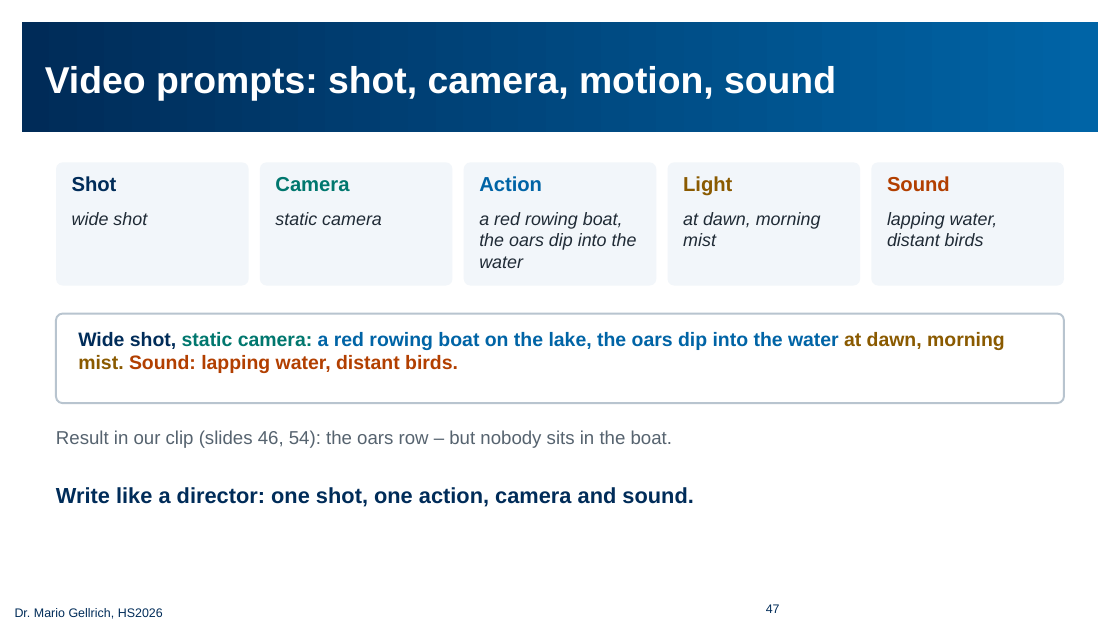
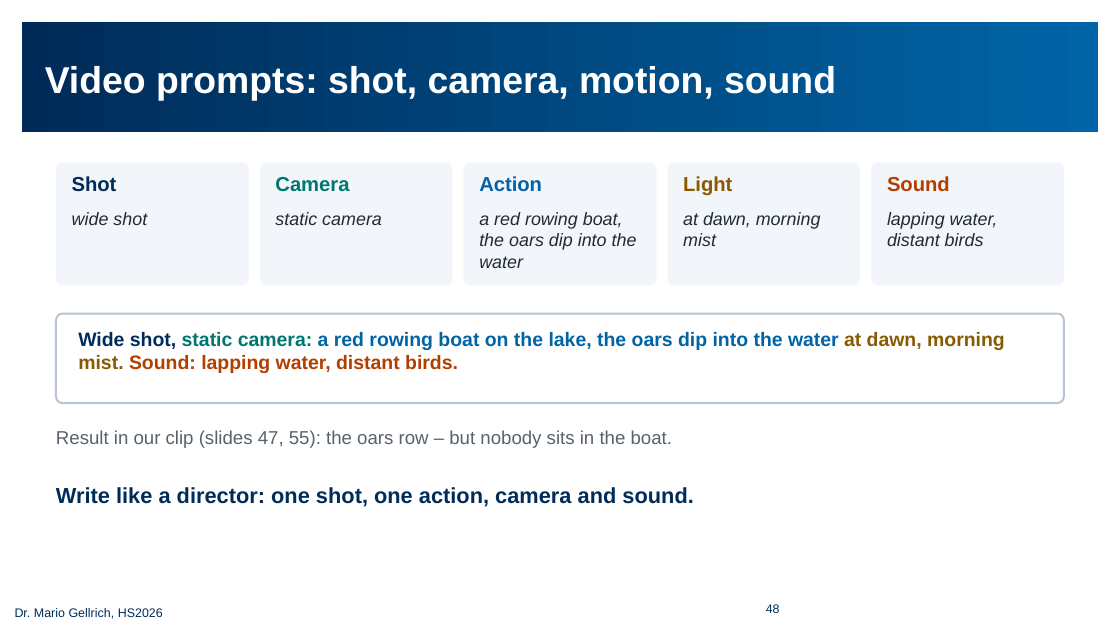
Before and after one commit to mario-gellrich-zhaw/multimodal_extraction_generation, a slide deck: slide 48 of slides/Slides_MSC_Data_Science_Week_13_EN_barrierefrei.pptx (slide 47 before the commit). Drawn at 1120x630 pixels with LibreOffice and Linux fonts; fonts in the diff are those of the drawing; background and template pictures are left out. Boxes give left, top, right and bottom in pixels: in the first picture for what was removed or moved away, otherwise in the second. Text is boxed around its words. In the diff, an @@ line names an element or a change of style, - is before the commit and + after.

```diff
--- a/slides/Slides_MSC_Data_Science_Week_13_EN_barrierefrei.pptx
+++ b/slides/Slides_MSC_Data_Science_Week_13_EN_barrierefrei.pptx
@@ text at [56,430,672,448]: text changed @@
-Result in our clip (slides 46, 54): the oars row – but nobody sits in the boat.
+Result in our clip (slides 47, 55): the oars row – but nobody sits in the boat.
@@ text at [766,604,780,613]: text changed @@
-47
+48
```
Also in this commit, not shown: 56 other slides changed, 1 slide added, 11 other files.
